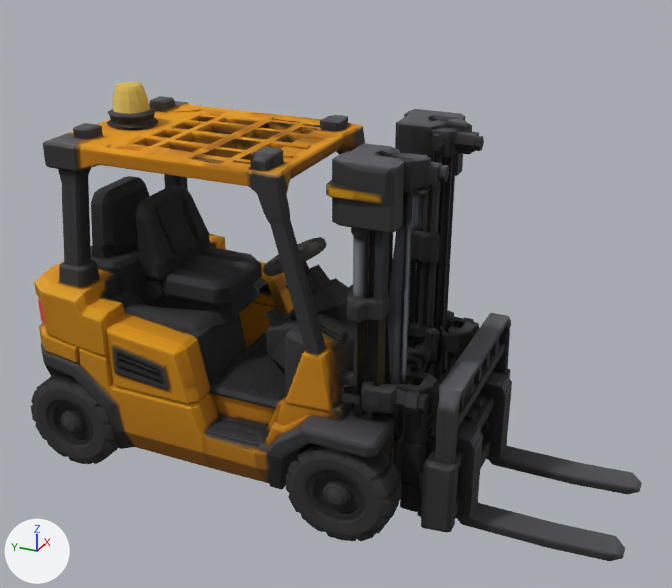
An edit to the FBX model Assets/Modelos 3D/Stage2_Factory/Models/Empilhadeira/Empilhadeira.fbx, drawn before and after from the same camera.
One viewpoint serves both versions: a camera (50 mm lens) standing at (-2.39, -1.07, 1.8) and looking at (-0.03, 0.0, 0.61). The lights are fixed; the arrows at lower left show +X, +Y and +Z. The picture after the commit comes second. Where no turn or scale is listed for an object, it has been applied to the vertices.

In view in the first picture: 'Base', 'elevacao_garfos', 'lampada de cima', 'roda', 'roda.001', 'volante'.
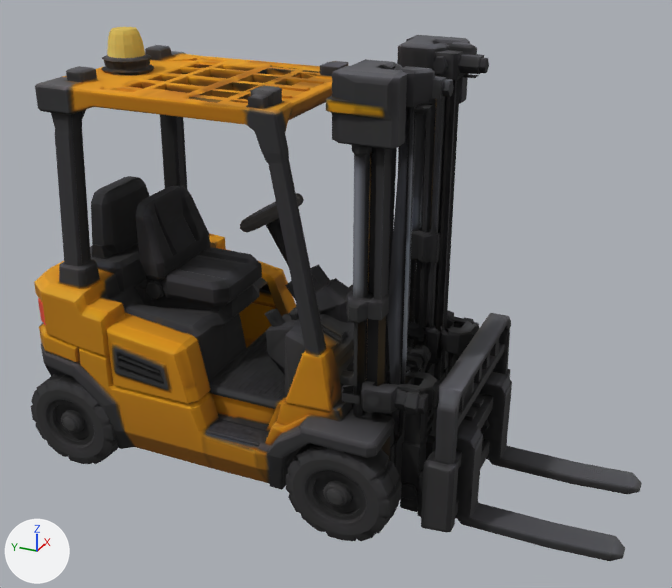
Scene script edits in JSON lines:
```json
{"block": "me_mesh_input_007", "where": "# used by ob_lampada_de_cima; location = (0.0, 0.0, 0.0)"}
{"op": "remove", "block": "me_mesh_input_007", "code": "me_mesh_input_007.from_pydata(...)  # 49 vertices, 43 faces; spans x -0.0549..0.0544, y 0.6573..0.7725, z 1.1061..1.1842"}
{"op": "add", "block": "me_mesh_input_007", "code": "me_mesh_input_007.from_pydata(...)  # 49 vertices, 43 faces; spans x -0.0549..0.0544, y 0.6573..0.7725, z 1.275..1.3531"}
{"block": "me_mesh_input_007", "change": "me_mesh_input_007 part 1: the whole mesh is moved by (0.0, 0.0, 0.1689)"}
{"block": "me_mesh_input_001", "where": "# used by ob_base; location = (0.0, 0.0, 0.0)"}
{"op": "remove", "block": "me_mesh_input_001", "code": "me_mesh_input_001.from_pydata(...)  # 4380 vertices, 5140 faces; spans x -0.403..0.402, y -0.376..0.948, z 0.04..1.128"}
{"op": "add", "block": "me_mesh_input_001", "code": "me_mesh_input_001.from_pydata(...)  # 4380 vertices, 5140 faces; spans x -0.403..0.402, y -0.376..0.948, z 0.04..1.348"}
{"block": "me_mesh_input_001", "change": "me_mesh_input_001 part 2: all 845 vertices in x -0.309..0.308, y 0.028..0.823, z 0.917..1.106 are moved by (0.0, 0.0, 0.169)"}
{"block": "me_mesh_input_001", "change": "me_mesh_input_001 part 3: all 592 vertices in x -0.307..0.306, y -0.376..-0.091, z 0.913..1.128 are moved by (0.0, 0.0, 0.221)"}
{"op": "set", "path": "ob_volante.location", "old": "(0.0, 0.154, 0.698)", "new": "(0.0, 0.231, 0.83)"}
```

Pixel boxes (x1, y1, x2, y2) of what changed, in the pictures (672 x 588 px; the box of a moved part takes in the faces that stretch with it):
```json
{"object": "Base", "change": "reshaped", "before": [34, 96, 484, 490], "after": [34, 35, 489, 490], "on screen": "15% taller"}
{"object": "lampada de cima", "change": "moved", "before": [113, 82, 150, 114], "after": [107, 27, 145, 58]}
{"object": "volante", "change": "moved", "before": [263, 237, 327, 276], "after": [240, 193, 304, 267]}
{"part": 2, "of": "me_mesh_input_001", "change": "moved or reshaped", "before": [43, 96, 393, 355], "after": [35, 45, 348, 355]}
{"part": 3, "of": "me_mesh_input_001", "change": "moved or reshaped", "before": [326, 109, 484, 439], "after": [326, 35, 489, 439]}
```
